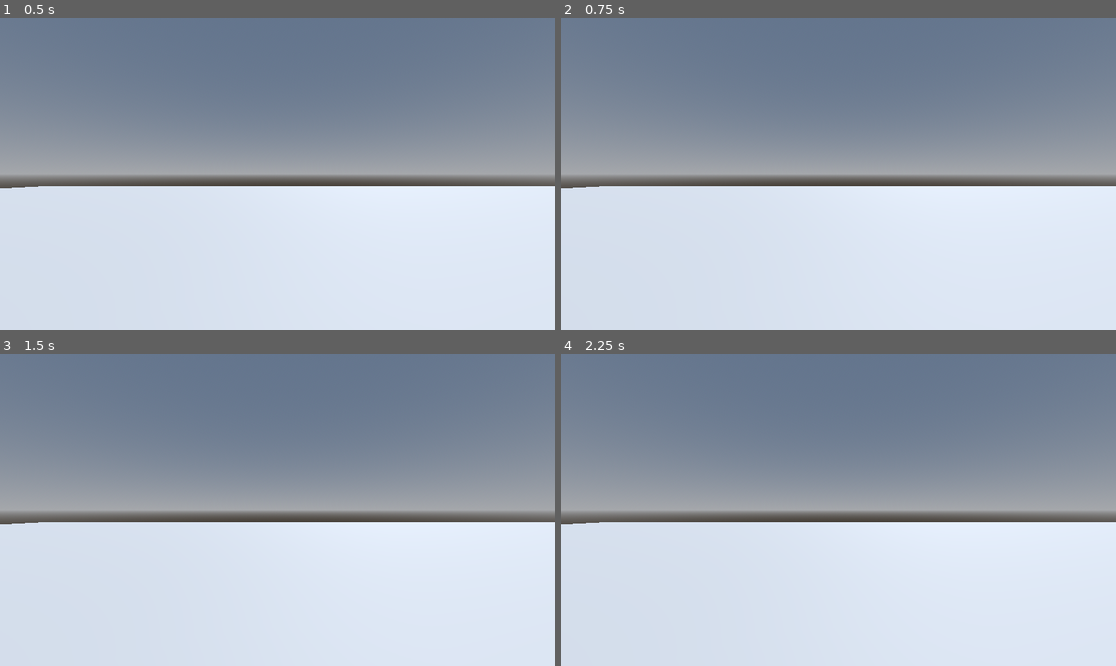
Above: before the commit, frames 1-4 (two rows, left to right).
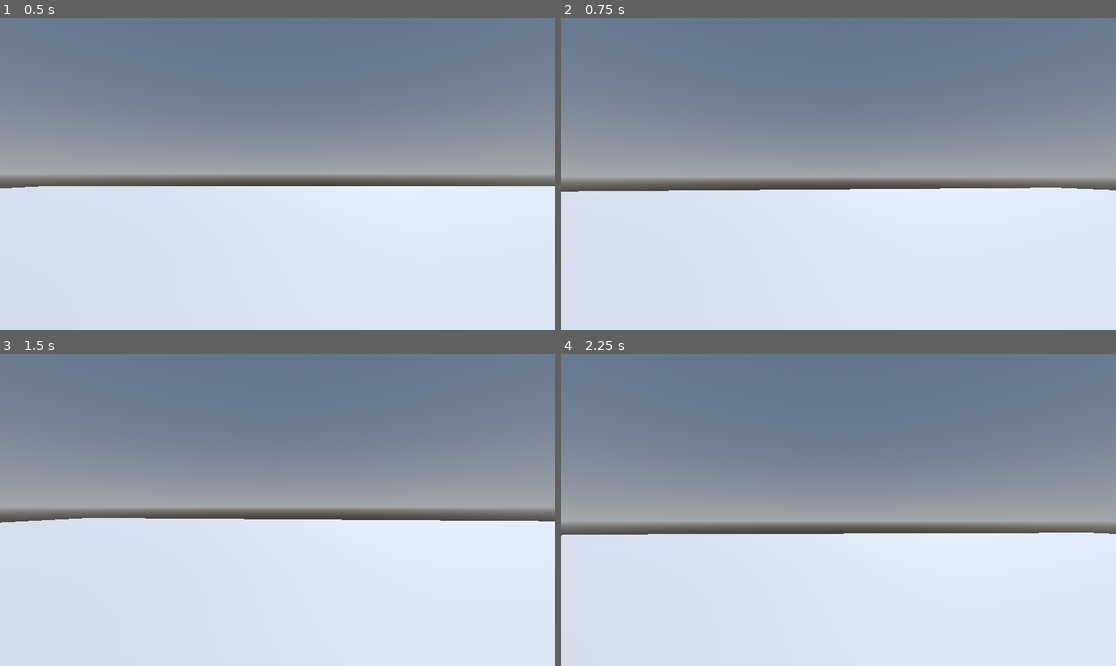
Above: after the commit, the same moments.

Repository: MichaelG-DTE/Invasion-of-Mars
Game: Godot game, scene res://levels/test_level.tscn
Two runs of this game, one before a commit and one after it. Both use one fixed random seed, a clock stepped at 60 frames per second and the inputs below.
Inputs (mouse positions are in pixels of both pictures, inside the frame that each line leads up to):
- Up to frame 1 (0.5 s): no input
- Up to frame 2 (0.75 s): tap Enter at 0.5 s; move the mouse to (866, 174) at 0.52 s
- Up to frame 3 (1.5 s): tap Space at 1.25 s; move the mouse to (249, 510) at 1.27 s
- Up to frame 4 (2.25 s): tap Enter at 2 s; move the mouse to (849, 503) at 2.02 s

Frame 1 is identical in both runs. In frame 2, 2.9% of the frame differs, in the area x 0-100%, y 50-56%; in frame 3, 2.7%; in frame 4, 7.0%, in the area x 0-100%, y 50-59%.

Commit message:
Finished Basic Camera
Finished creating the basic camera movement of the player and added a new script to the level to enable easy quitting of the game

Diff:
--- a/levels/test_level.tscn
+++ b/levels/test_level.tscn
@@ -1,6 +1,7 @@
 [gd_scene format=3 uid="uid://msugkxtpvtas"]
 
 [ext_resource type="PackedScene" uid="uid://dsx6nmvwbwudy" path="res://scenes/enviroment/world_environment.tscn" id="1_46lwt"]
+[ext_resource type="Script" uid="uid://c076hdkvkmp2v" path="res://scripts/system/test_level.gd" id="1_gmgay"]
 [ext_resource type="PackedScene" uid="uid://bak4wntf43ykh" path="res://scenes/player/player.tscn" id="2_x25rp"]
 
 [sub_resource type="PhysicsMaterial" id="PhysicsMaterial_srpys"]
@@ -16,6 +17,7 @@
 data = PackedVector3Array(-0.5, 0.5, 0.5, 0.5, 0.5, 0.5, -0.5, -0.5, 0.5, 0.5, 0.5, 0.5, 0.5, -0.5, 0.5, -0.5, -0.5, 0. …(500 unchanged characters)…
 
 [node name="TestLevel" type="Node3D" unique_id=136392307]
+script = ExtResource("1_gmgay")
 
 [node name="Geometry" type="Node3D" parent="." unique_id=941615642]
 
--- a/project.godot
+++ b/project.godot
@@ -15,6 +15,14 @@
 config/features=PackedStringArray("4.6", "Forward Plus")
 config/icon="res://icon.svg"
 
+[input]
+
+quit={
+"deadzone": 0.2,
+"events": [Object(InputEventKey,"resource_local_to_scene":false,"resource_name":"","device":-1,"window_id":0,"alt_pressed":false,"shift_pressed":false,"ctrl_pressed":false,"meta_pressed":false,"pressed":false,"keycode":0,"physical_keycode":4194305,"key_label":0,"unicode":0,"location":0,"echo":false,"script":null)
+]
+}
+
 [physics]
 
 3d/physics_engine="Jolt Physics"
--- a/scenes/player/player.tscn
+++ b/scenes/player/player.tscn
@@ -2,12 +2,14 @@
 
 [ext_resource type="Script" uid="uid://cveutugu5cv01" path="res://scripts/Components/mouse_capture.gd" id="1_8afob"]
 [ext_resource type="Script" uid="uid://pfk71af05n7o" path="res://scripts/player/camera_controller.gd" id="1_dovo2"]
+[ext_resource type="Script" uid="uid://dui4frk70o666" path="res://scripts/player/player_controller.gd" id="1_gmlin"]
 
 [sub_resource type="CapsuleMesh" id="CapsuleMesh_dovo2"]
 
 [sub_resource type="CapsuleShape3D" id="CapsuleShape3D_gmlin"]
 
 [node name="Player" type="CharacterBody3D" unique_id=96954163]
+script = ExtResource("1_gmlin")
 
 [node name="MeshInstance3D" type="MeshInstance3D" parent="." unique_id=1317214506]
 mesh = SubResource("CapsuleMesh_dovo2")
@@ -15,8 +17,9 @@
 [node name="Standing Collision" type="CollisionShape3D" parent="." unique_id=741992447]
 shape = SubResource("CapsuleShape3D_gmlin")
 
-[node name="CameraController" type="Node3D" parent="." unique_id=378673298 node_paths=PackedStringArray("component_mouse_capture")]
+[node name="CameraController" type="Node3D" parent="." unique_id=378673298 node_paths=PackedStringArray("player_controller", "component_mouse_capture")]
 script = ExtResource("1_dovo2")
+player_controller = NodePath("..")
 component_mouse_capture = NodePath("../Components/MouseCapture")
 
 [node name="Camera3D" type="Camera3D" parent="CameraController" unique_id=1474431776]
--- a/scripts/Components/mouse_capture.gd
+++ b/scripts/Components/mouse_capture.gd
@@ -4,7 +4,8 @@
 @export_category("Camera Capture Settings") # organises the export varibles into sections to improve code readabilityt
 @export var current_mouse_mode = Input.MOUSE_MODE_CAPTURED # sets mouse mode to stay within the screen
 @export var mouse_visibility = Input.MOUSE_MODE_HIDDEN #sets mouse cursor to invisible
-@export var sensitivity : float = 0.5 # adjust later
+@export var y_sensitivity : float = 0.005 # adjust later
+@export var x_sensitivity : float = 0.002
 
 var capture_mouse : bool # sets the mouse mode as captured or not based on boolean var
 var mouse_input : Vector2 # gets the input from mouse as coordinates
@@ -13,11 +14,11 @@
 	# this sets the mouse mode based on the input of mouse motion
 	capture_mouse = event is InputEventMouseMotion and Input.mouse_mode == Input.MOUSE_MODE_CAPTURED
 	if capture_mouse:
-		mouse_input.x += -event.screen_relative.x * sensitivity
-		mouse_input.y += -event.screen_relative.y * sensitivity
+		mouse_input.x += -event.screen_relative.x * x_sensitivity
+		mouse_input.y += -event.screen_relative.y * y_sensitivity
 
 func _ready() -> void:
 	Input.mouse_mode = current_mouse_mode
 
-func  _process(delta: float) -> void:
+func  _process(_delta: float) -> void:
 	mouse_input = Vector2.ZERO
--- a/scripts/player/camera_controller.gd
+++ b/scripts/player/camera_controller.gd
@@ -1,14 +1,18 @@
 class_name CameraController extends Node3D
 
 @export_category("References")
-#@export var player_controller : Player
+@export var player_controller : PlayerController
 @export var component_mouse_capture : MouseCapture
 @export_category("Camera Controller Settings")
 @export_group("Camera Tilt") #creates a drop down menu
 @export_range(-90, -60) var lower_tilt_limit : int = -90
 @export_range(60, 90) var upper_tilt_limit : int = 90
 
+
 var _rotation : Vector3 #underscored to prevent Godot from throwing an error
+
+func _process(_delta: float) -> void:
+	update_camera_rotation(component_mouse_capture.mouse_input)
 
 func update_camera_rotation(input : Vector2) -> void:
 	_rotation.x += input.y
@@ -20,7 +24,10 @@
 	var player_rotation = Vector3(0.0, _rotation.y, 0.0)
 	var camera_rotation = Vector3(_rotation.x, 0.0, 0.0)
 
-	rotation.z = 0.0
+	transform.basis = Basis.from_euler(camera_rotation)
+	player_controller.update_rotation(player_rotation)
+
+	_rotation.z = 0.0
 
 #func update_camera_height(delta: float, direction: int):
 #	if position.y >= crouch_offset and position.y <= DEFAULT_HEIGHT:
--- /dev/null
+++ b/scripts/player/player_controller.gd
@@ -0,0 +1,4 @@
+class_name PlayerController extends CharacterBody3D
+
+func update_rotation(rotation_input) -> void:
+	global_transform.basis = Basis.from_euler(rotation_input)
--- /dev/null
+++ b/scripts/system/test_level.gd
@@ -0,0 +1,5 @@
+extends Node3D
+
+func _process(_delta: float) -> void:
+	if Input.is_action_pressed("quit"):
+		get_tree().quit()
Not shown, added: scripts/player/player_controller.gd.uid
Not shown, added: scripts/system/test_level.gd.uid
